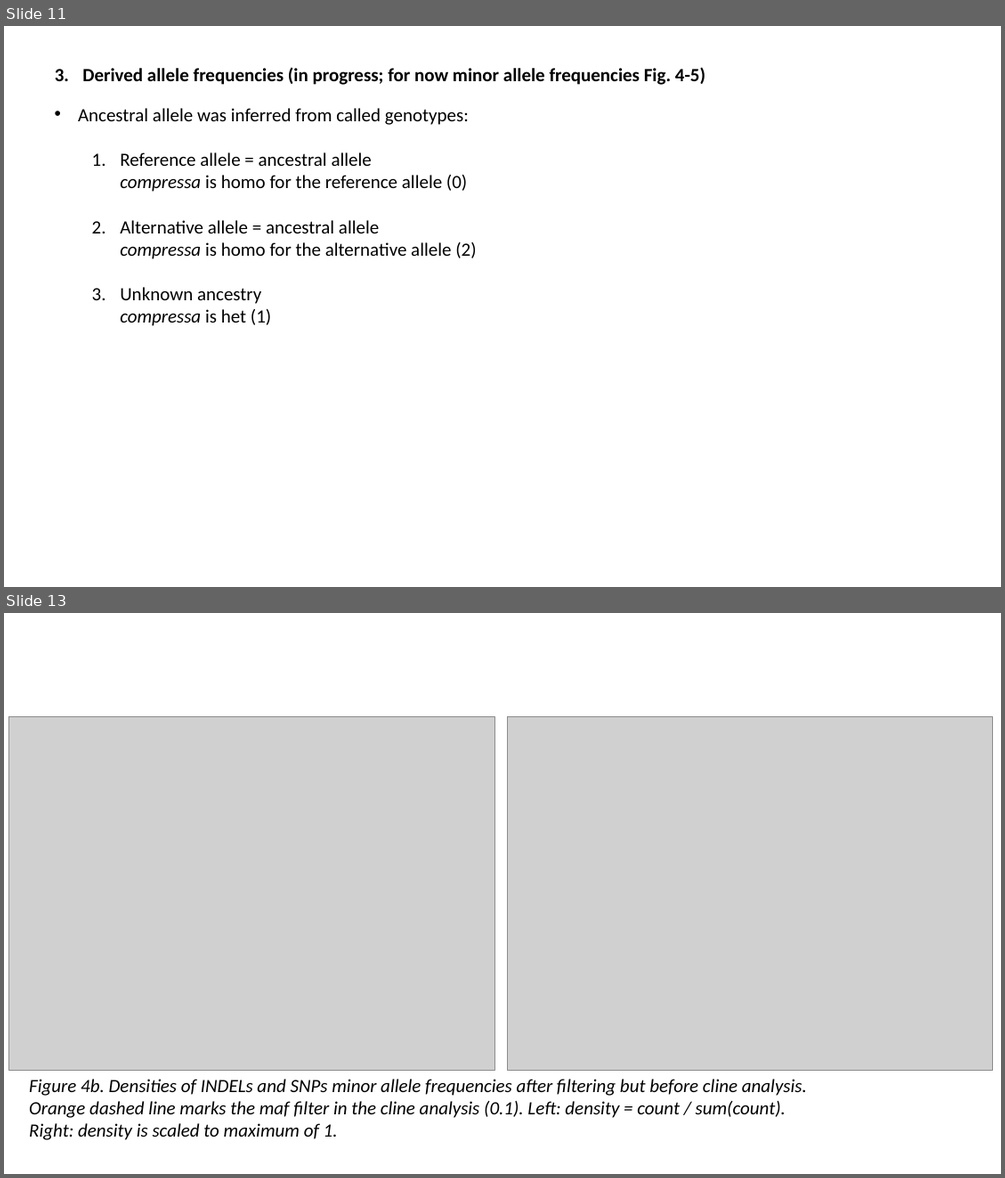
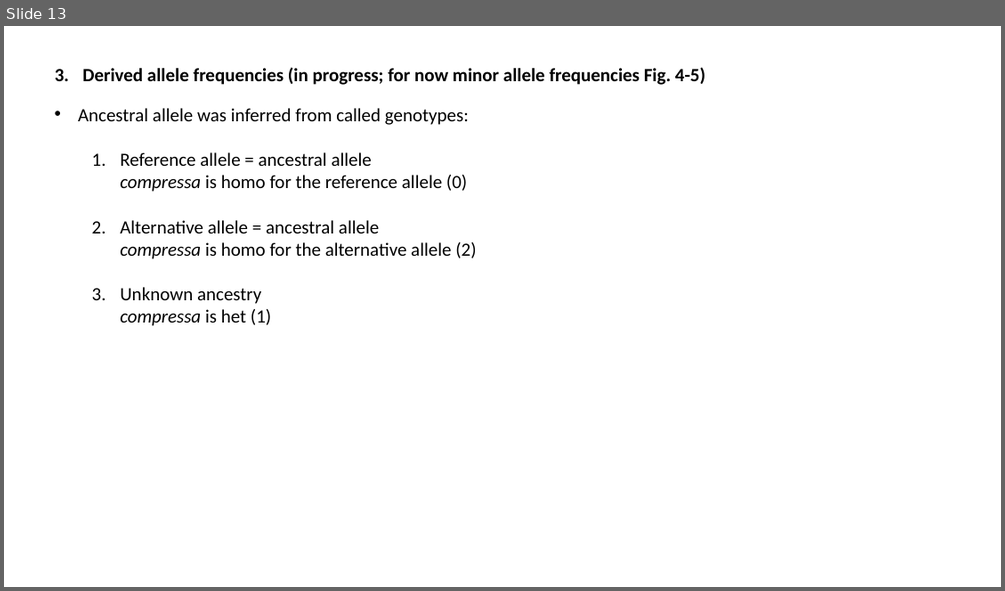
Before and after one commit to sam0per/Littorina_saxatilis_short_variants, a slide deck: short_genetic_variants/docs/short_indels.pptx. Shown one above the other, each under a label of ours: slides 11 and 13 before the commit, slide 13 after it; the slides between them are not shown. The pictures are 1005x1178 and 1005x591 pixels, drawn with LibreOffice and Linux fonts; fonts in the diff are those of the drawing; grey boxes stand for pictures. Boxes give left, top, right and bottom in pixels: in the first picture for what was removed or moved away, otherwise in the second. Text is boxed around its words. In the diff, an @@ line names an element or a change of style, - is before the commit and + after.

Commit message:
cline maf

```diff
--- a/short_genetic_variants/docs/short_indels.pptx
+++ b/short_genetic_variants/docs/short_indels.pptx
@@ slide 13 removed at bbox=[4, 613, 1001, 1174], background #FFFFFF @@
@@ picture removed at bbox=[8, 717, 494, 1070] @@
@@ picture removed at bbox=[507, 717, 992, 1070] @@
@@ text removed at bbox=[29, 1078, 807, 1140] @@
-Figure 4b. Densities of INDELs and SNPs minor allele frequencies after filtering but before cline analysis. Orange dashed line marks the maf filter in the cline analysis (0.1). Left: density = count / sum(count). Right: density is scaled to maximum of 1.
@@ what was slide 11 is now slide 13 @@
```
Also in this commit, not shown: 7 slides changed, 2 slides added, 1 other slide removed, 1 other file.
